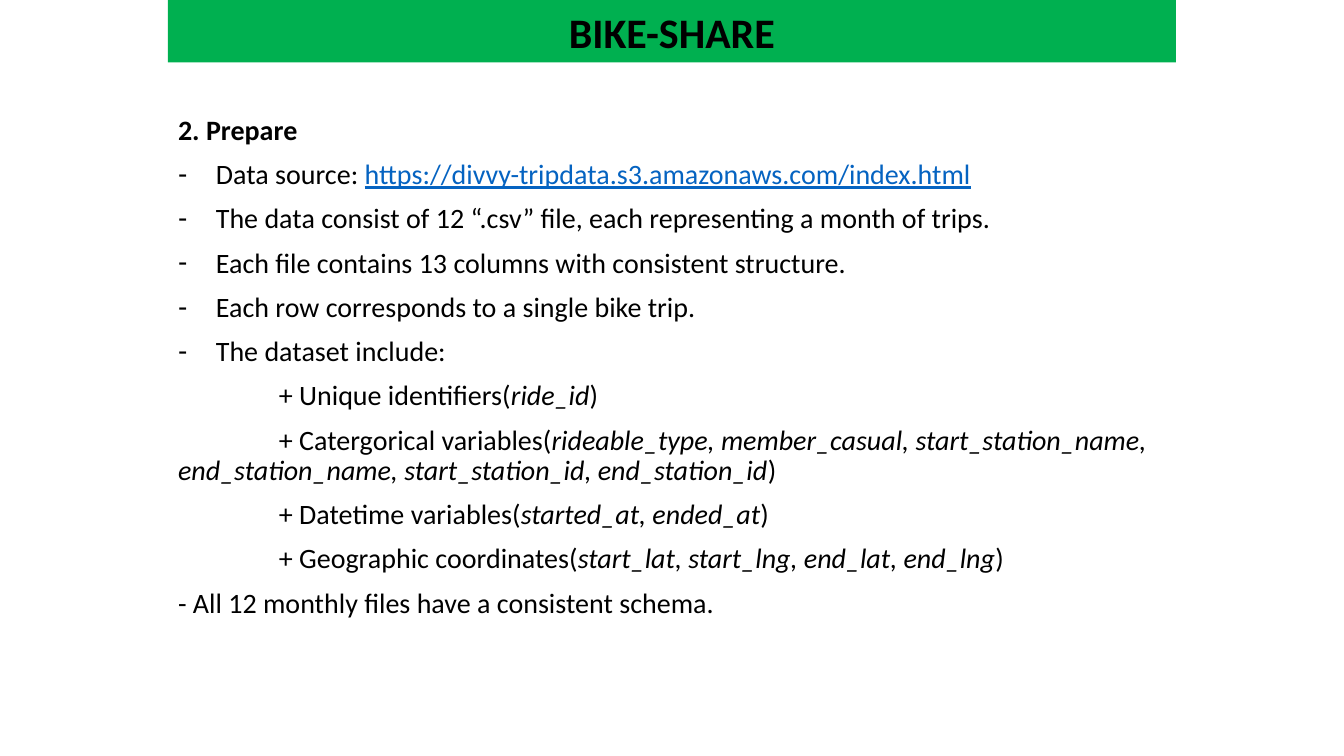
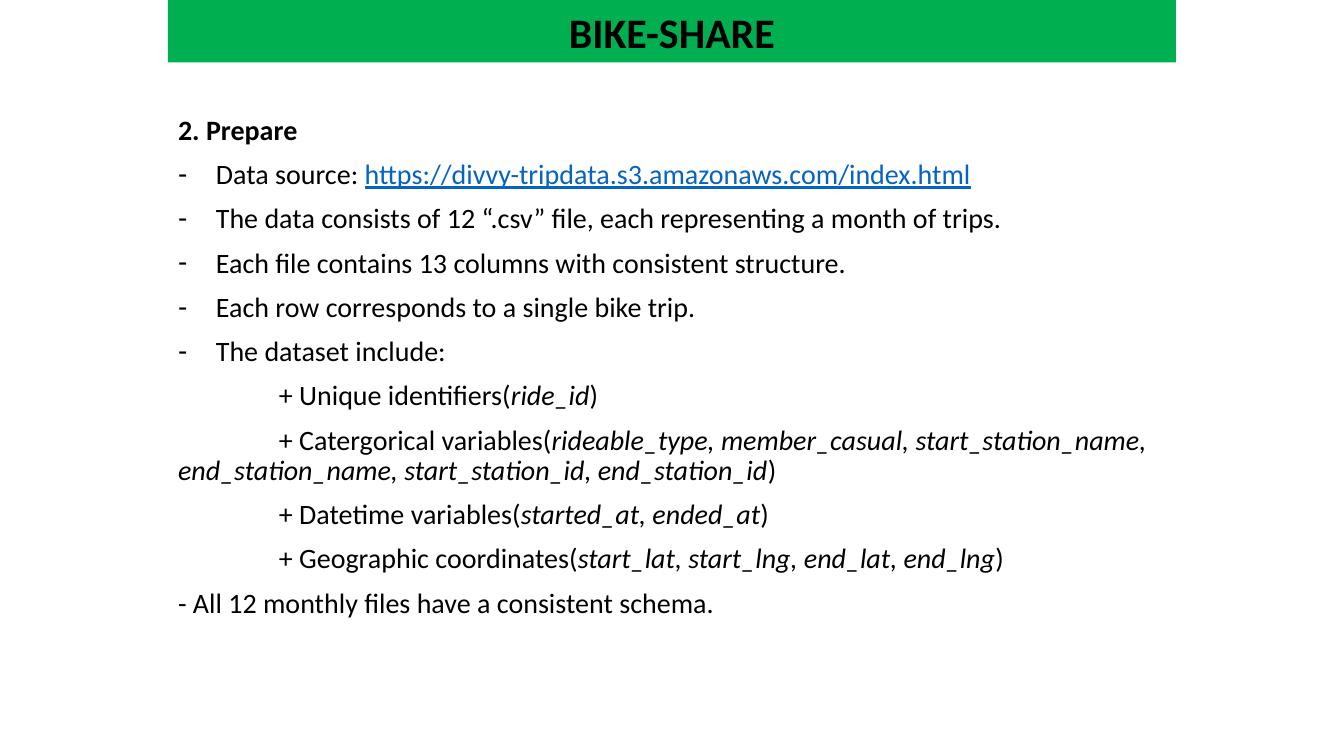
Before and after one commit to nhthien306AuT/cyclistic_analysis, a slide deck: slide 2 of Cyclistic_DA/Bike-share_DA.pptx. Drawn at 1344x756 pixels with LibreOffice and Linux fonts; fonts in the diff are those of the drawing. Boxes give left, top, right and bottom in pixels: in the first picture for what was removed or moved away, otherwise in the second. Text is boxed around its words. In the diff, an @@ line names an element or a change of style, - is before the commit and + after.

```diff
--- a/Cyclistic_DA/Bike-share_DA.pptx
+++ b/Cyclistic_DA/Bike-share_DA.pptx
@@ subtitle at box(216, 208, 1001, 233): text changed @@
-– The data consist of 12 “.csv” file, each representing a month of trips.
+– The data consists of 12 “.csv” file, each representing a month of trips.
```
